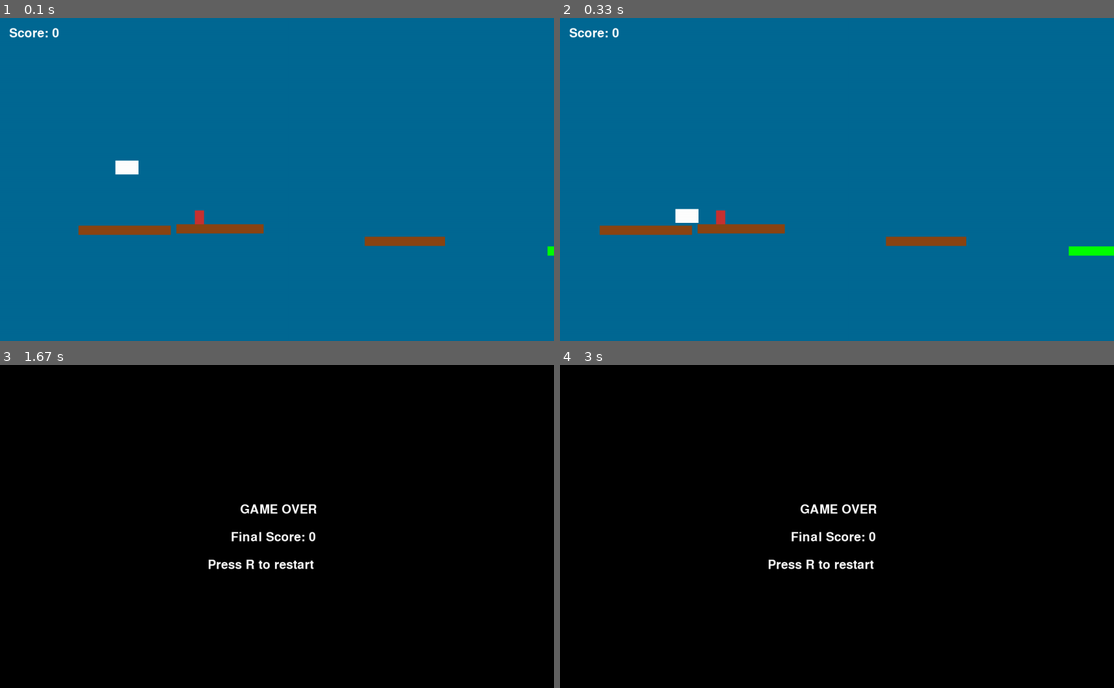
Above: before the commit, frames 1-4 (two rows, left to right).
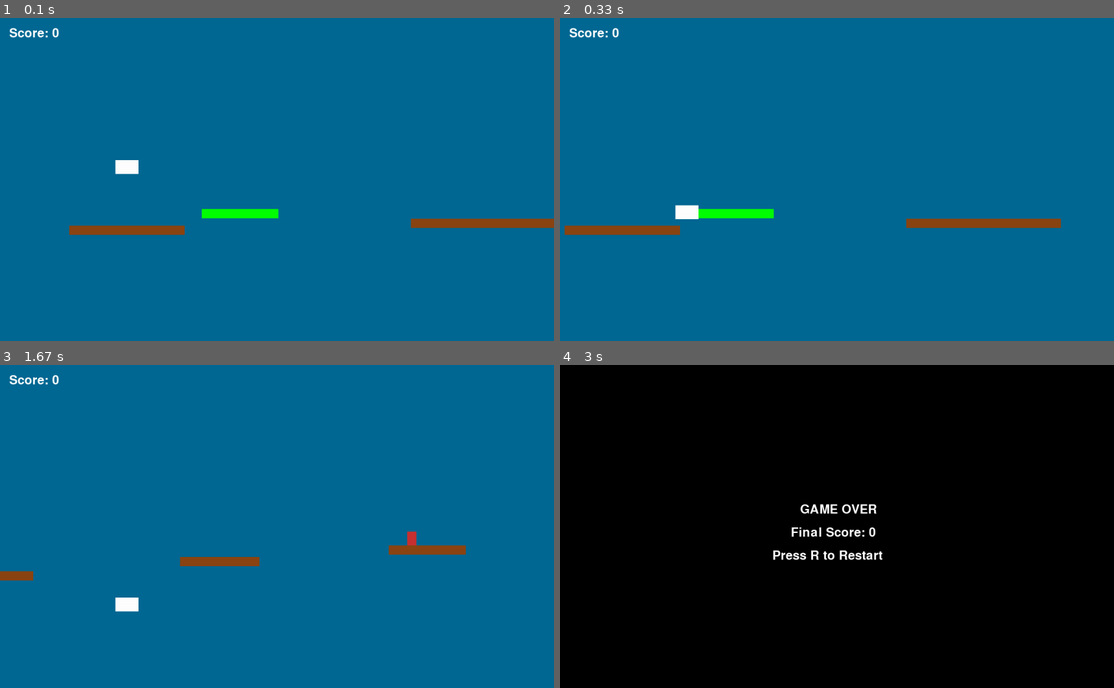
Above: after the commit, the same moments.

Repository: tjomaiscool/mypython
Game: pygame game, started from fgdf.py/sharkgame.py
The game is run twice, just before and just after one commit, with the same random seed, the same clock (stepped at 60 frames per second) and the same inputs.
Inputs:
- Up to frame 1 (0.1 s): no input
- Up to frame 2 (0.33 s): no input
- Up to frame 3 (1.67 s): tap Space at 0.33 s; tap R at 0.67 s
- Up to frame 4 (3 s): no input

The runs differ from the first frame. In frame 1, 2.3% of the frame differs, in the area x 12-100%, y 44-74%; in frame 2, 2.8%; in frame 3, 100%, in the area x 0-100%, y 0-100%; in frame 4, 0.9%.

Commit message:
new change

Diff:
--- a/fgdf.py/sharkgame.py
+++ b/fgdf.py/sharkgame.py
@@ -6,135 +6,136 @@
 # ===============================================================
 # SETUP
 # ===============================================================
+
 WIDTH, HEIGHT = 1200, 700
 screen = pygame.display.set_mode((WIDTH, HEIGHT))
-pygame.display.set_caption("Infinite Shark Scroller (Fixed)")
+pygame.display.set_caption("Infinite Shark Scroller")
 
 clock = pygame.time.Clock()
 
-# ===============================================================
-# COLORS
-# ===============================================================
-BLUE  = (0, 105, 148)
+# Colors
+BLUE = (0, 105, 148)
 WHITE = (255, 255, 255)
-RED   = (200, 50, 50)
+RED = (200, 50, 50)
 BROWN = (139, 69, 19)
+GREEN = (0, 255, 0)
 BLACK = (0, 0, 0)
-GREEN = (0, 255, 0)
 
 font = pygame.font.SysFont(None, 40)
 
-# ===============================================================
-# SETTINGS
-# ===============================================================
+# Physics
 GRAVITY = 0.6
 JUMP_POWER = -13
-SCROLL_SPEED = 6
-
-MIN_GAP = 200
-MAX_GAP = 280
-
-MIN_Y = 350
-MAX_Y = 520
-
-GEN_BUFFER = 1600
-
-
-# ===============================================================
-# SHARK
-# ===============================================================
+SCROLL_SPEED = 10    # ← BASE SPEED (per 60 FPS)
+
+# ===============================================================
+# SHARK — Jump buffer + coyote time + continuous collision
+# ===============================================================
+
 class Shark:
     def __init__(self):
         self.rect = pygame.Rect(250, 300, 50, 30)
         self.vel_y = 0
-
         self.on_ground = False
-        self.coyote = 0
+
+        # Helpers
+        self.coyote_timer = 0
         self.jump_buffer = 0
 
-    def handle_input(self, events):
-        for e in events:
-            if e.type == pygame.KEYDOWN and e.key == pygame.K_SPACE:
-                self.jump_buffer = 0.12
-
-    def apply_physics(self):
-        self.vel_y += GRAVITY
-        self.rect.y += self.vel_y
-
-        if self.coyote > 0:
-            self.coyote -= 1/60
+    def press_jump(self):
+        self.jump_buffer = 0.15  # buffered jump
+
+    def update(self, platforms, jump_pads, dt):
+        # Apply gravity
+        self.vel_y += GRAVITY * dt
+
+        # Update timers
+        if self.coyote_timer > 0:
+            self.coyote_timer -= dt
         if self.jump_buffer > 0:
-            self.jump_buffer -= 1/60
-
-        if self.jump_buffer > 0 and self.coyote > 0:
+            self.jump_buffer -= dt
+
+        # Vertical movement split into steps
+        steps = max(1, int(abs(self.vel_y)))
+        step = self.vel_y / steps
+
+        self.on_ground = False
+
+        for _ in range(steps):
+            self.rect.y += step
+
+            # PLATFORM COLLISION
+            for p in platforms:
+                if self.rect.colliderect(p.rect) and step > 0:
+                    self.rect.bottom = p.rect.top
+                    self.vel_y = 0
+                    self.on_ground = True
+                    self.coyote_timer = 0.15
+                    break
+
+            # JUMP PAD COLLISION
+            for jp in jump_pads:
+                if (
+                    self.rect.colliderect(jp.rect)
+                    and step > 0
+                    and self.rect.bottom <= jp.rect.top + 12
+                ):
+                    self.rect.bottom = jp.rect.top
+                    self.vel_y = JUMP_POWER * 1.8
+                    self.on_ground = False
+                    self.coyote_timer = 0
+                    self.jump_buffer = 0
+                    return  # exit early; giant boost
+
+        # EXECUTE JUMP IF POSSIBLE
+        if self.jump_buffer > 0 and self.coyote_timer > 0:
             self.vel_y = JUMP_POWER
             self.jump_buffer = 0
-            self.coyote = 0
-
-    def collide_platforms(self, platforms):
-        self.on_ground = False
-
-        for p in platforms:
-            if self.rect.colliderect(p.rect) and self.vel_y > 0:
-                self.rect.bottom = p.rect.top
-                self.vel_y = 0
-                self.on_ground = True
-
-        if self.on_ground:
-            self.coyote = 0.12
-
-    def collide_jump_pads(self, jump_pads):
-        for jp in jump_pads:
-            if self.rect.colliderect(jp.rect) and self.vel_y > 0:
-                if self.rect.bottom - self.vel_y <= jp.rect.top:
-                    self.rect.bottom = jp.rect.top
-                    self.vel_y = JUMP_POWER * 1.8
-                    self.coyote = 0
-                    self.jump_buffer = 0
+            self.coyote_timer = 0
 
     def draw(self):
         pygame.draw.rect(screen, WHITE, self.rect)
 
-
-# ===============================================================
-# WORLD OBJECTS
-# ===============================================================
+# ===============================================================
+# OBJECTS
+# ===============================================================
+
 class Platform:
     def __init__(self, x, y, w):
         self.rect = pygame.Rect(x, y, w, 20)
 
-    def update(self):
-        self.rect.x -= SCROLL_SPEED
+    def update(self, dt):
+        self.rect.x -= SCROLL_SPEED * dt
 
     def draw(self):
         pygame.draw.rect(screen, BROWN, self.rect)
+
+
+class JumpPad:
+    def __init__(self, x, y, w):
+        self.rect = pygame.Rect(x, y, w, 20)
+
+    def update(self, dt):
+        self.rect.x -= SCROLL_SPEED * dt
+
+    def draw(self):
+        pygame.draw.rect(screen, GREEN, self.rect)
 
 
 class Human:
     def __init__(self, x, y):
         self.rect = pygame.Rect(x, y, 20, 30)
 
-    def update(self):
-        self.rect.x -= SCROLL_SPEED
+    def update(self, dt):
+        self.rect.x -= SCROLL_SPEED * dt
 
     def draw(self):
         pygame.draw.rect(screen, RED, self.rect)
 
-
-class JumpPad:
-    def __init__(self, x, y, w):
-        self.rect = pygame.Rect(x, y, w, 20)
-
-    def update(self):
-        self.rect.x -= SCROLL_SPEED
-
-    def draw(self):
-        pygame.draw.rect(screen, GREEN, self.rect)
-
-
-# ===============================================================
-# WORLD
-# ===============================================================
+# ===============================================================
+# WORLD — Fake delta-time + stable generation
+# ===============================================================
+
 class World:
     def __init__(self):
         self.platforms = []
@@ -146,122 +147,114 @@
         self.last_x = 200
         self.last_y = 450
 
-        self.generation_buffer = 1600
-
-        # starting platform (guaranteed safe)
-        self.platforms.append(Platform(self.last_x, self.last_y, 200))
-
-        for _ in range(8):
+        # Start base platform
+        self.platforms.append(Platform(200, 450, 250))
+
+        # Pre-generate
+        for _ in range(10):
             self.spawn()
 
-    # -----------------------------------------------------------
     def spawn(self):
-
-        gap = random.randint(200, 260)
+        # Basic platform spacing
+        gap = random.randint(260, 360)
         x = self.last_x + gap
-
-        y = self.last_y + random.randint(-30, 30)
-        y = max(350, min(520, y))
-
-        w = random.randint(150, 200)
-
-        # decide type
-        if random.random() < 0.22:
+        y = self.last_y + random.randint(-40, 40)
+        y = max(320, min(560, y))
+        w = random.randint(140, 200)
+
+        roll = random.random()
+
+        if roll < 0.25:
+            # Jump pad
             self.jump_pads.append(JumpPad(x, y, w))
+
+            # NEXT PLATFORM must be safe
+            safe_gap = random.randint(240, 300)
+            nx = x + w + safe_gap
+            ny = y + random.randint(-30, 30)
+            ny = max(320, min(560, ny))
+            nw = random.randint(280, 340)
+
+            self.platforms.append(Platform(nx, ny, nw))
+            self.last_x = nx + nw
+            self.last_y = ny
+
         else:
+            # Normal platform
             self.platforms.append(Platform(x, y, w))
-
-            if random.random() < 0.5:
+            if random.random() < 0.4:
                 self.humans.append(Human(x + 40, y - 30))
 
-        self.last_x = x + w
-        self.last_y = y
-
-    # -----------------------------------------------------------
-    def update(self):
-
-        # move everything
+            self.last_x = x + w
+            self.last_y = y
+
+    def update(self, dt):
+        # Scroll all objects
         for p in self.platforms:
-            p.update()
-
+            p.update(dt)
         for jp in self.jump_pads:
-            jp.update()
-
+            jp.update(dt)
         for h in self.humans:
-            h.update()
-
-        # cleanup
-        self.platforms = [p for p in self.platforms if p.rect.right > -200]
-        self.jump_pads = [jp for jp in self.jump_pads if jp.rect.right > -200]
-        self.humans = [h for h in self.humans if h.rect.right > -200]
-
-        # -------------------------------------------------------
-        # FIX 1: SAFE GENERATION (NO LOOP DEADLOCK)
-        # -------------------------------------------------------
-        # Instead of recomputing furthest, we use last_x ONLY
-        while self.last_x < self.generation_buffer:
+            h.update(dt)
+
+        # Cleanup
+        self.platforms = [p for p in self.platforms if p.rect.right > -500]
+        self.jump_pads = [jp for jp in self.jump_pads if jp.rect.right > -500]
+        self.humans = [h for h in self.humans if h.rect.right > -500]
+
+        # Generate forward
+        camera_right = 250 + WIDTH
+        while self.last_x < camera_right + 900:
             self.spawn()
 
-        # -------------------------------------------------------
-        # SAFETY: prevent empty world collapse
-        # -------------------------------------------------------
-        if len(self.platforms) < 3:
-            for _ in range(3):
+        # Safety platforms
+        if len(self.platforms) < 5:
+            for _ in range(5):
                 self.spawn()
 
-    # -----------------------------------------------------------
     def check_eating(self, shark):
         for h in self.humans[:]:
             if shark.rect.colliderect(h.rect):
                 self.humans.remove(h)
                 self.score += 1
 
-    # -----------------------------------------------------------
-    def draw(self):
-
+    def draw(self):
         for p in self.platforms:
             p.draw()
-
         for jp in self.jump_pads:
             jp.draw()
-
         for h in self.humans:
             h.draw()
 
-        txt = font.render(f"Score: {self.score}", True, WHITE)
-        screen.blit(txt, (20, 20))
-
+        # Score
+        t = font.render(f"Score: {self.score}", True, WHITE)
+        screen.blit(t, (20, 20))
 
 # ===============================================================
 # GAME LOOP
 # ===============================================================
+
 shark = Shark()
 world = World()
 
+running = True
 game_over = False
 
-running = True
 while running:
-
-    clock.tick(60)
-    events = pygame.event.get()
-
-    for e in events:
-        if e.type == pygame.QUIT:
+    dt = clock.tick(60) / 16.666   # FAKE DELTA (1.0 = 60 FPS)
+
+    keys = pygame.key.get_pressed()
+
+    for event in pygame.event.get():
+        if event.type == pygame.QUIT:
             running = False
-
-    keys = pygame.key.get_pressed()
+        if event.type == pygame.KEYDOWN and event.key == pygame.K_SPACE:
+            shark.press_jump()
 
     if not game_over:
-
-        shark.handle_input(events)
-        shark.apply_physics()
-
-        shark.collide_platforms(world.platforms)
-        shark.collide_jump_pads(world.jump_pads)
-
+        shark.update(world.platforms, world.jump_pads, dt)
+        world.update(dt)
         world.check_eating(shark)
-        world.update()
 
         if shark.rect.top > HEIGHT:
             game_over = True
@@ -271,17 +264,16 @@
         shark.draw()
 
     else:
-
         screen.fill(BLACK)
 
         over = font.render("GAME OVER", True, WHITE)
         screen.blit(over, (520, 300))
 
-        score = font.render(f"Final Score: {world.score}", True, WHITE)
-        screen.blit(score, (500, 360))
-
-        restart = font.render("Press R to restart", True, WHITE)
-        screen.blit(restart, (450, 420))
+        final_score = font.render(f"Final Score: {world.score}", True, WHITE)
+        screen.blit(final_score, (500, 350))
+
+        restart = font.render("Press R to Restart", True, WHITE)
+        screen.blit(restart, (460, 400))
 
         if keys[pygame.K_r]:
             shark = Shark()
